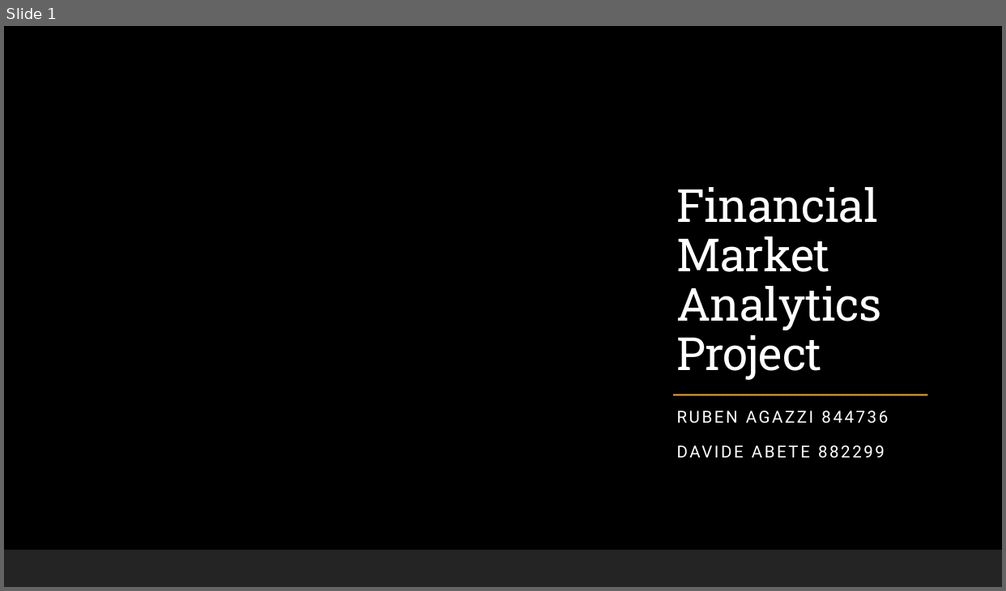
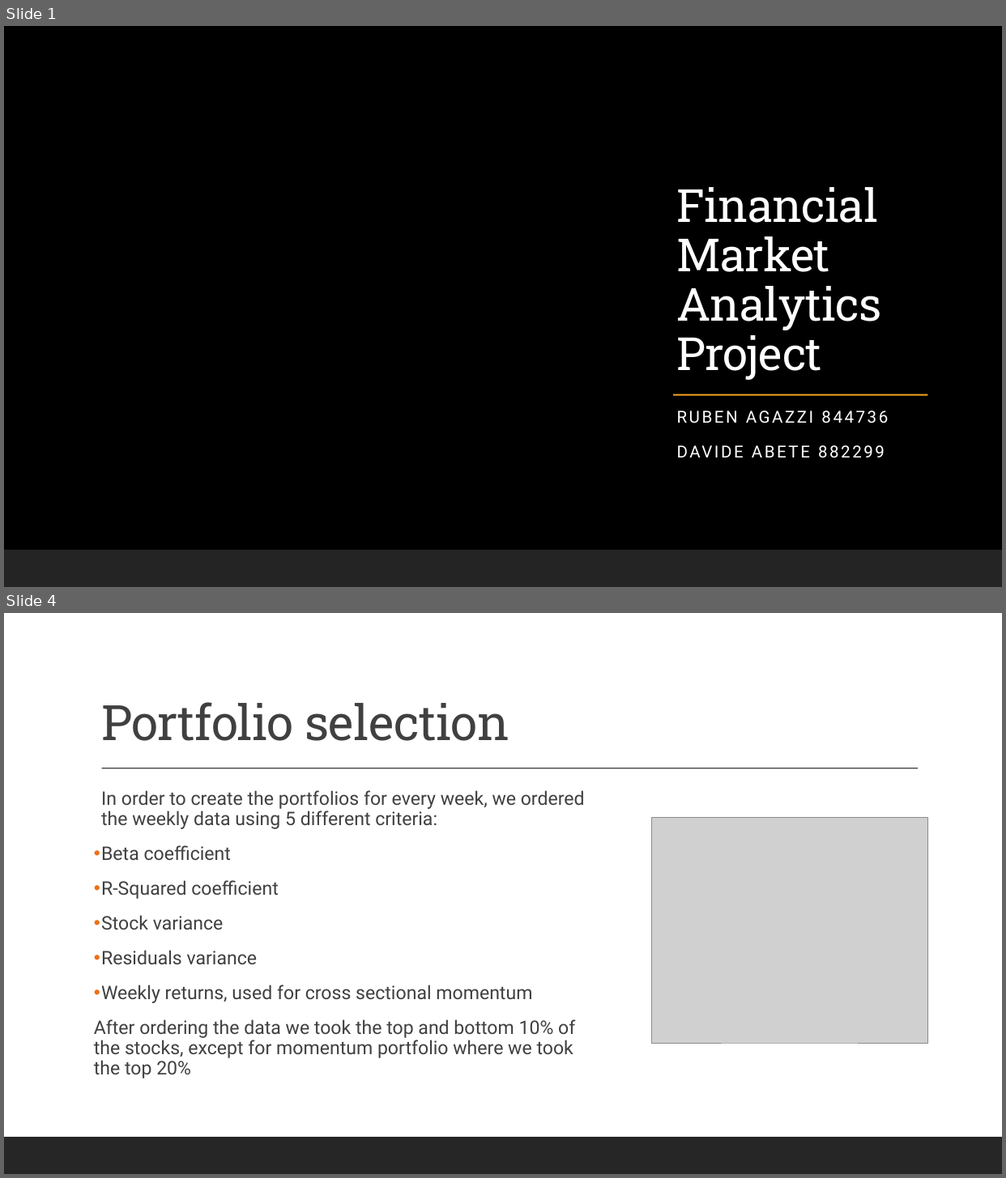
Before and after one commit to Blowdire/Progetto, a slide deck: Report/Financial Market Analytics Project pres.odp. Shown one above the other, each under a label of ours: slide 1 before the commit, slides 1 and 4 after it; the slides between them are not shown. The pictures are 1006x591 and 1006x1178 pixels, drawn with LibreOffice and Linux fonts; fonts in the diff are those of the drawing; grey boxes stand for pictures; background and template pictures are left out. Boxes give left, top, right and bottom in pixels: in the first picture for what was removed or moved away, otherwise in the second. Text is boxed around its words. In the diff, an @@ line names an element or a change of style, - is before the commit and + after.

```diff
--- a/Report/Financial Market Analytics Project pres.odp
+++ b/Report/Financial Market Analytics Project pres.odp
@@ slide 4 added at bbox=[4, 613, 1002, 1174], background #FFFFFF; not listed: 1 template element that a slide beside it also shows @@
@@ title added at bbox=[101, 702, 509, 741], 47 pt, text #404040 @@
+Portfolio selection
@@ line added from (102, 768) to (918, 769), #404040 0.99 pt @@
@@ text added at bbox=[94, 790, 585, 1079], 18 pt, text #404040 @@
+  In order to create the portfolios for every week, we ordered the weekly data using 5 different criteria:
+• Beta coefficient
+• R-Squared coefficient
+• Stock variance
+• Residuals variance
+• Weekly returns, used for cross sectional momentum
+After ordering the data we took the top and bottom 10% of the stocks, except for momentum portfolio where we took the top 20%
@@ picture added at bbox=[651, 817, 928, 1043] @@
```
Also in this commit, not shown: 2 slides changed, 4 other slides added, 5 slides removed, 8 other files.
